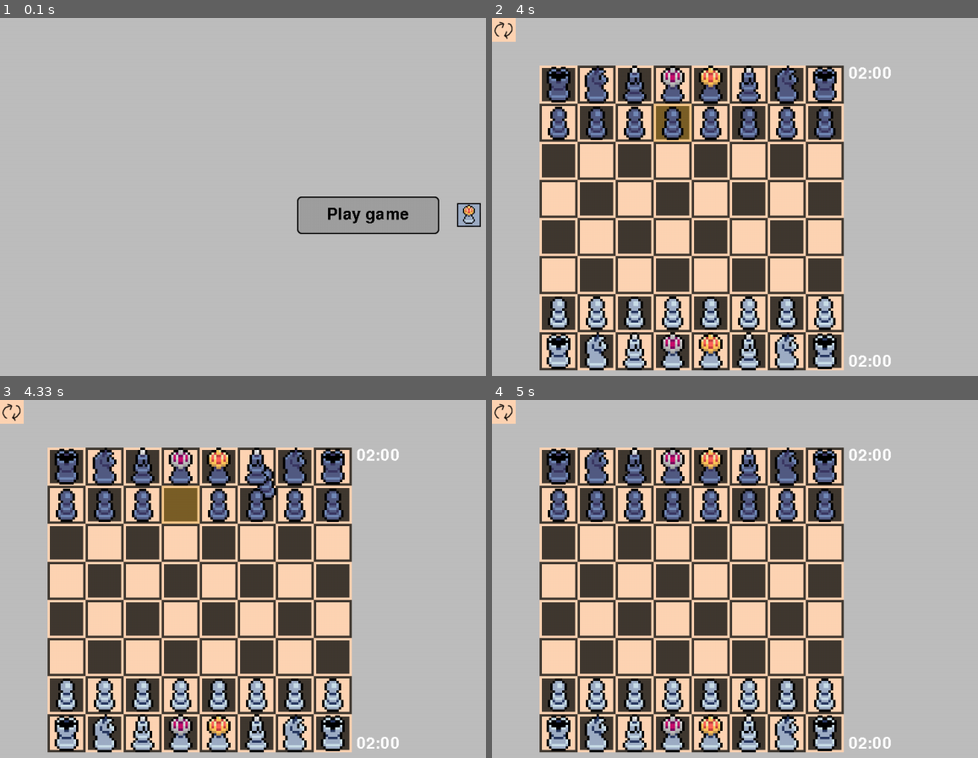
Above: before the commit, frames 1-4 (two rows, left to right).
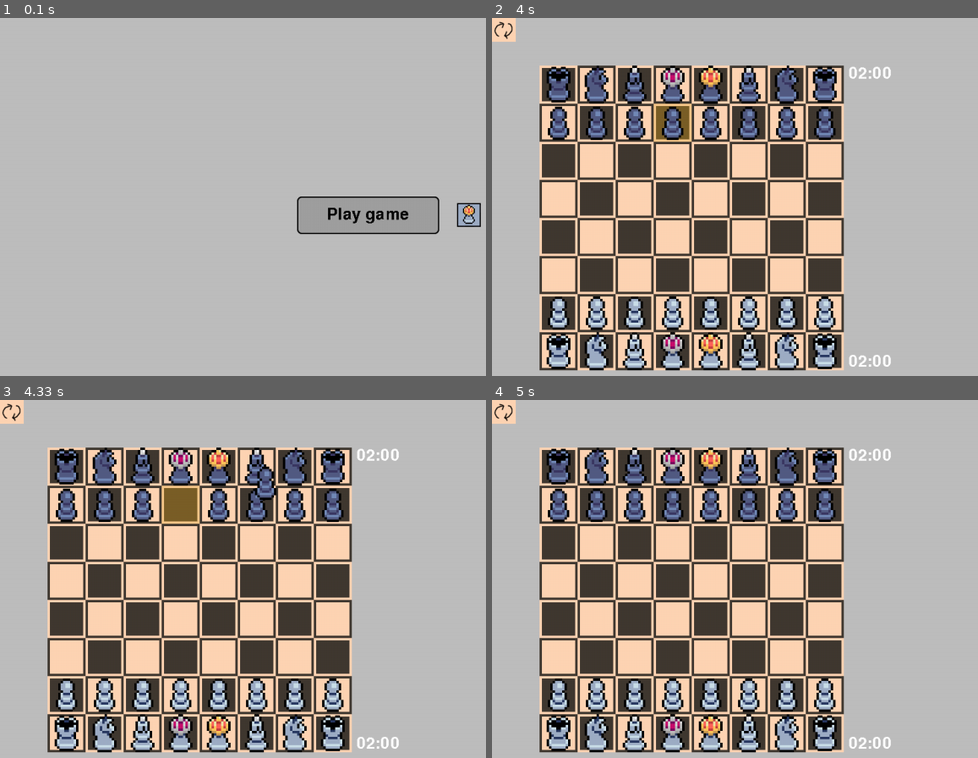
Above: after the commit, the same moments.

Repository: hristokn/Python-Chess
Game: pygame game, started from main.py
Same seed, same stepped clock (60 frames per second), same inputs: the game is played once before the commit and once after it.
Inputs (mouse positions are in pixels of both pictures, inside the frame that each line leads up to):
- Up to frame 1 (0.1 s): no input
- Up to frame 2 (4 s): click (871, 207) at 0.38 s; click (632, 297) at 0.72 s; click (598, 197) at 1.05 s; click (880, 247) at 1.42 s; click (749, 82) at 1.88 s; press the mouse at (749, 82) at 2.2 s; move the mouse to (890, 111) at 2.3 s; release the mouse at (outside the picture) at 2.43 s; click (652, 132) at 2.55 s; click (691, 275) at 2.88 s; click (759, 318) at 3.22 s; click (754, 82) at 3.55 s; click (686, 107) at 3.88 s
- Up to frame 3 (4.33 s): press the mouse at (194, 489) at 4.2 s; move the mouse to (267, 482) at 4.3 s
- Up to frame 4 (5 s): release the mouse at (827, 475) at 4.43 s; click (730, 682) at 4.55 s; click (905, 693) at 4.88 s

Frames 1-2 are identical in both runs. In frame 3, 0.1% of the frame differs, in the area x 52-56%, y 18-28%; in frame 4, nothing differs.

Commit message:
fixed bug where the held chess piece wasn't being drawn over the other pieces

Diff:
--- a/board_controller.py
+++ b/board_controller.py
@@ -86,8 +86,14 @@
         Drawable.draw(self, surface)
         for sq in self.square_controllers:
             sq.draw(surface)
+
         for p in self.piece_controllers:
             p.draw(surface)
+        try:
+            self.held_piece.draw(surface)
+        except AttributeError:
+            pass
+
         if self._promotion_picker != None:
             self._promotion_picker.draw(surface)
 
